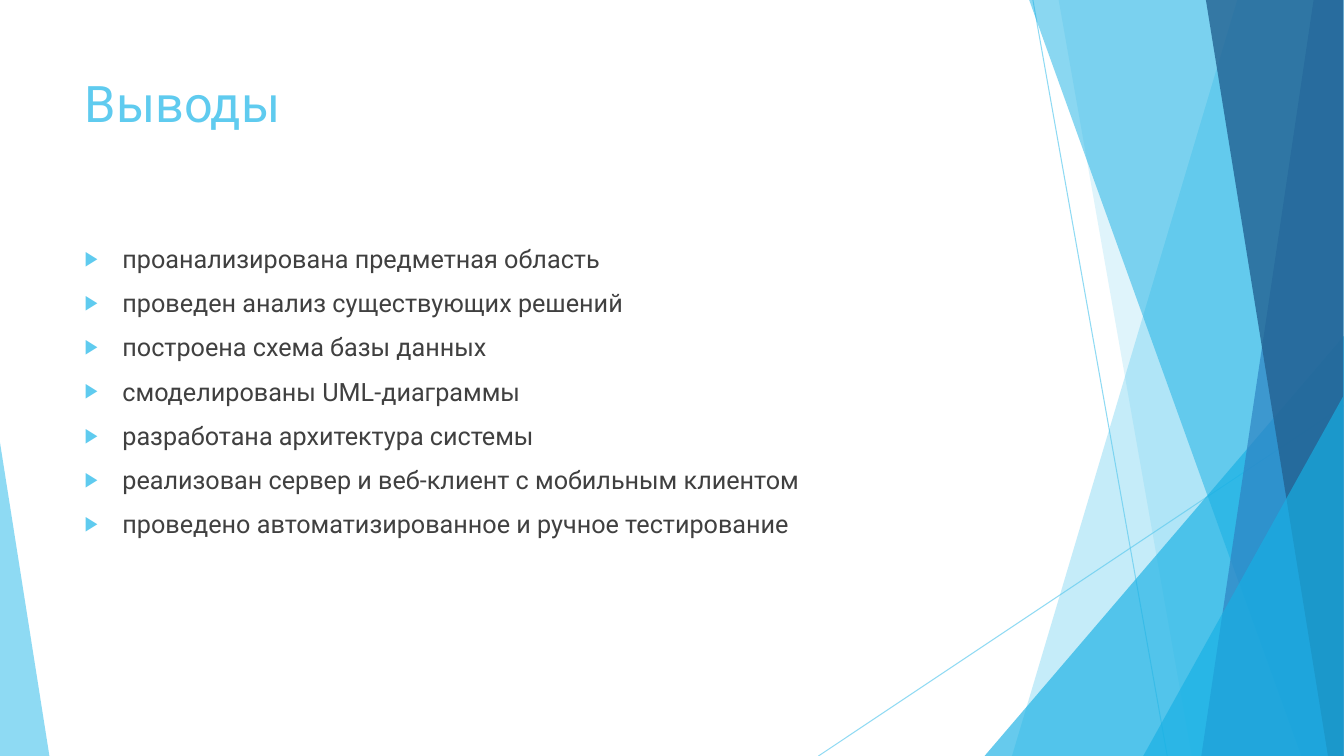
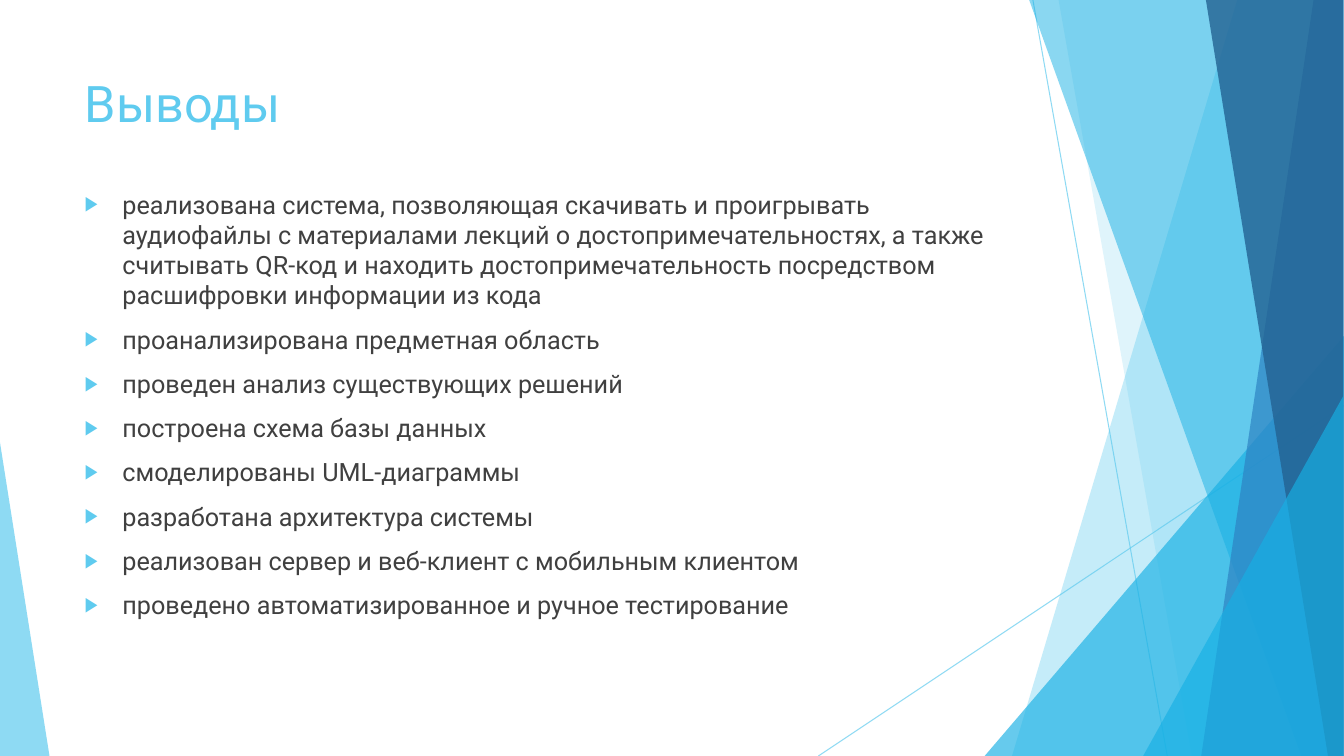
Before and after one commit to mariiaVoitenko/our, a slide deck: slide 13 of Мобильное прикладное приложение для проведения экскурсий.ppt (slide 9 before the commit). Drawn at 1344x756 pixels with LibreOffice and Linux fonts; fonts in the diff are those of the drawing. Boxes give left, top, right and bottom in pixels: in the first picture for what was removed or moved away, otherwise in the second. Text is boxed around its words. In the diff, an @@ line names an element or a change of style, - is before the commit and + after.

```diff
--- a/Мобильное прикладное приложение для проведения экскурсий.ppt
+++ b/Мобильное прикладное приложение для проведения экскурсий.ppt
@@ text "реализована система, позволяющая скачивать и ...": place and size @@
-text "реализована система, позволяющая скачивать и ..." at [122, 249, 799, 539]
+text "реализована система, позволяющая скачивать и ..." at [122, 200, 984, 620]
@@ text at [122, 200, 984, 309]: paragraph added @@
+▶ реализована система, позволяющая скачивать и проигрывать аудиофайлы с материалами лекций о достопримечательностях, а также считывать QR-код и находить достопримечательность посредством расшифровки информации из кода
```
Also in this commit, not shown: 8 other slides changed, 5 slides added, 1 slide removed, 1 other file.
